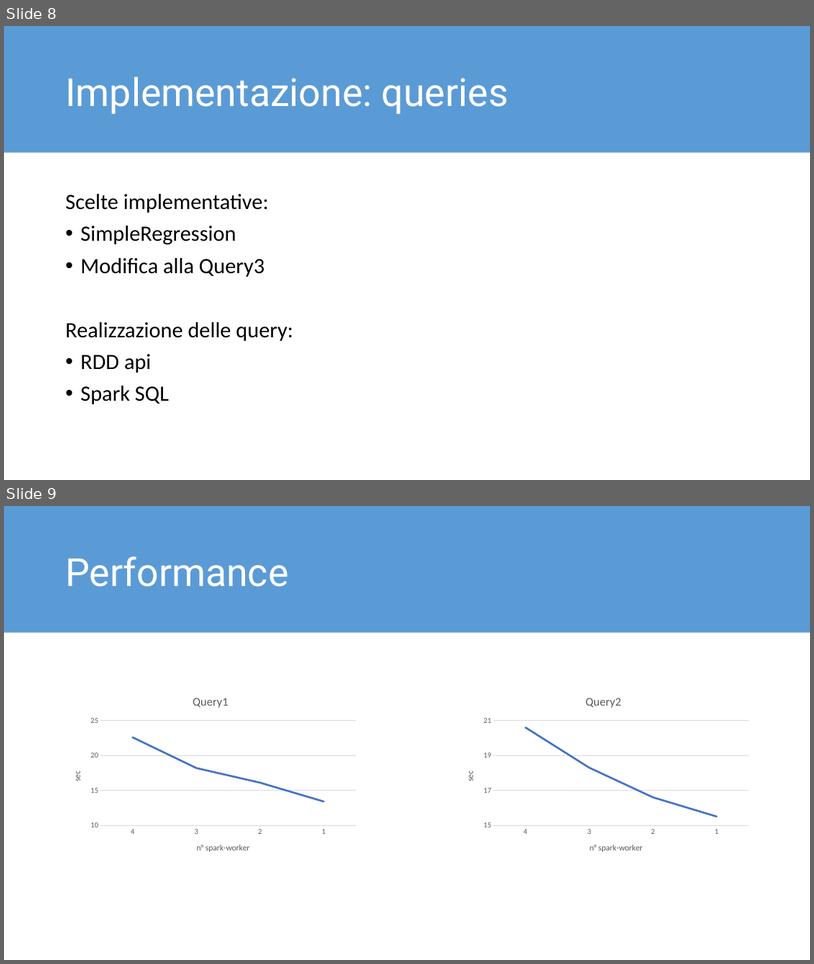
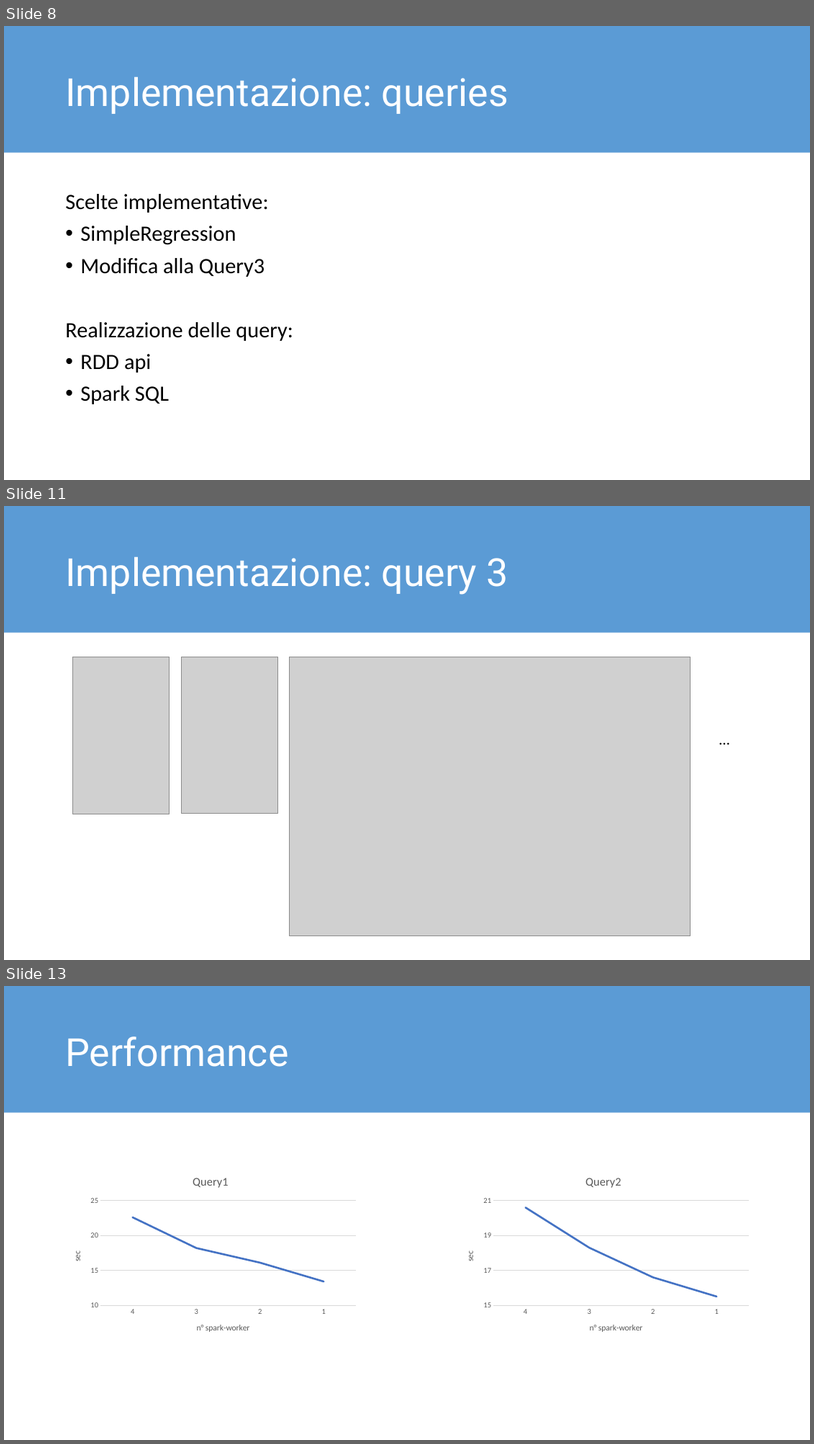
Before and after one commit to Alefanfi/SABD, a slide deck: relazione/presentazione.pptx. Shown one above the other, each under a label of ours: slides 8 and 9 before the commit, slides 8, 11 and 13 after it; the slides between them are not shown. The pictures are 814x964 and 814x1444 pixels, drawn with LibreOffice and Linux fonts; fonts in the diff are those of the drawing; grey boxes stand for pictures. Boxes give left, top, right and bottom in pixels: in the first picture for what was removed or moved away, otherwise in the second. Text is boxed around its words. In the diff, an @@ line names an element or a change of style, - is before the commit and + after.

```diff
--- a/relazione/presentazione.pptx
+++ b/relazione/presentazione.pptx
@@ slide 11 added at (x1=4, y1=506, x2=810, y2=960), background #FFFFFF @@
@@ rectangle added at (x1=4, y1=506, x2=810, y2=633), fill #5B9BD5 @@
@@ title added at (x1=65, y1=556, x2=509, y2=595), 46 pt, text #FFFFFF @@
+Implementazione: query 3
@@ picture added at (x1=73, y1=656, x2=169, y2=813) @@
@@ picture added at (x1=181, y1=656, x2=278, y2=813) @@
@@ picture added at (x1=290, y1=656, x2=691, y2=936) @@
@@ text added at (x1=714, y1=726, x2=777, y2=750), 18 pt, text #000000 @@
+…
@@ what was slide 9 is now slide 13 @@
```
Also in this commit, not shown: 1 slide changed, 3 other slides added, 2 other files.
